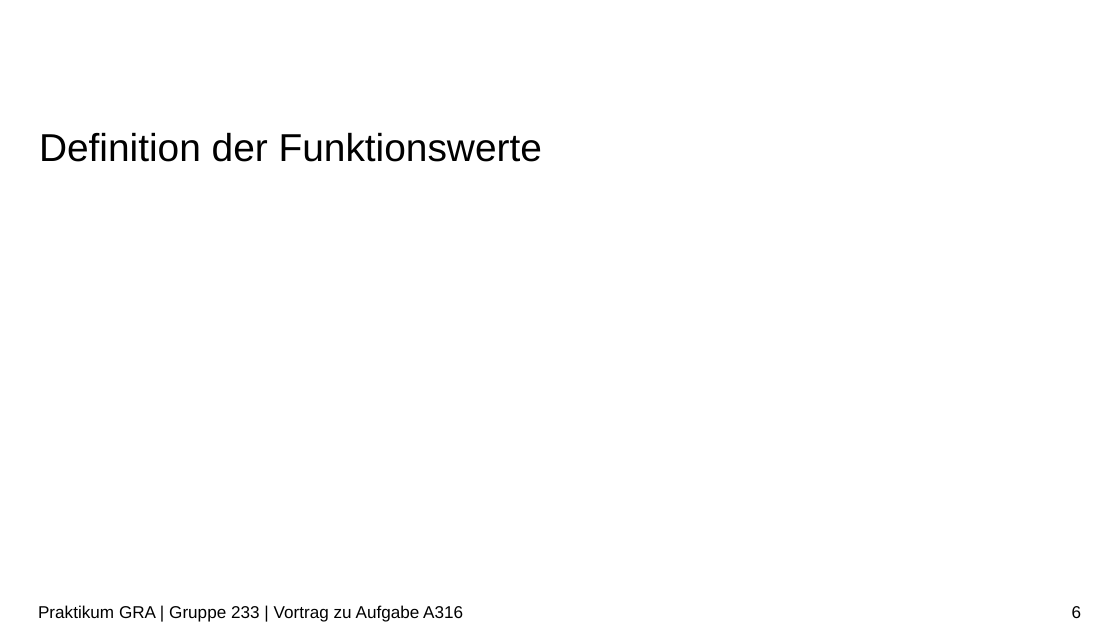
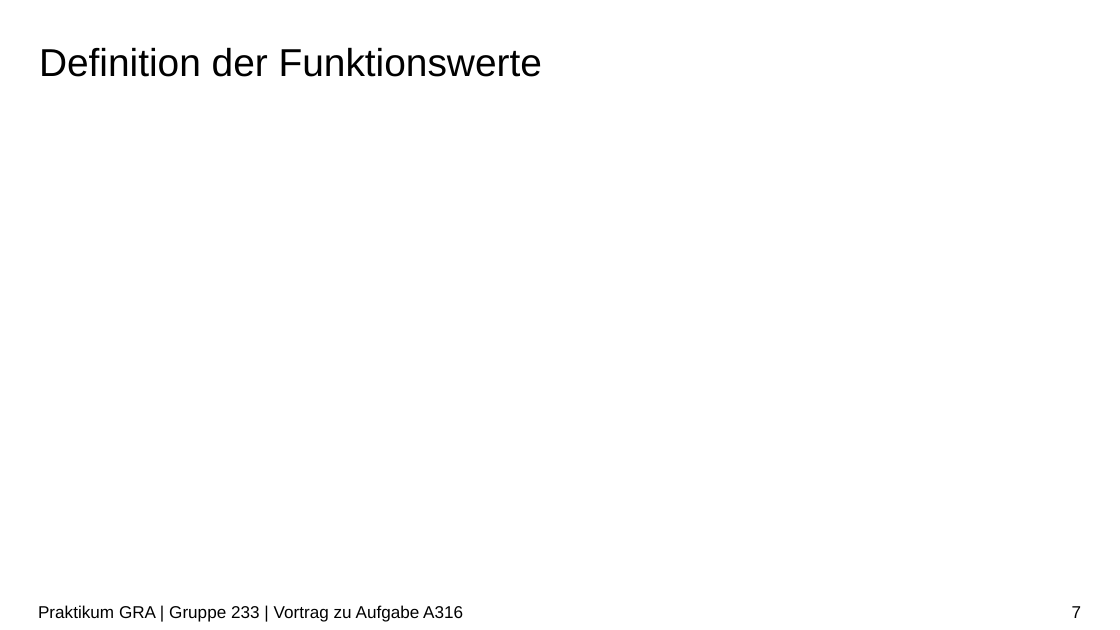
Before and after one commit to ludwiggr/ArSinH, a slide deck: slide 7 of Vortrag/Vortrag.pptx (slide 6 before the commit). Drawn at 1120x630 pixels with LibreOffice and Linux fonts; fonts in the diff are those of the drawing; grey boxes stand for pictures; background and template pictures are left out. Boxes give left, top, right and bottom in pixels: in the first picture for what was removed or moved away, otherwise in the second. Text is boxed around its words. In the diff, an @@ line names an element or a change of style, - is before the commit and + after.

```diff
--- a/Vortrag/Vortrag.pptx
+++ b/Vortrag/Vortrag.pptx
@@ title "Definition der Funktionswerte": place and size @@
-title "Definition der Funktionswerte" at bbox=[39, 132, 542, 162]
+title "Definition der Funktionswerte" at bbox=[39, 47, 542, 77]
@@ page number at bbox=[1072, 606, 1082, 618]: text changed @@
-6
+7
```
Also in this commit, not shown: 13 other slides changed, 3 slides added, 1 slide removed, 5 other files.
